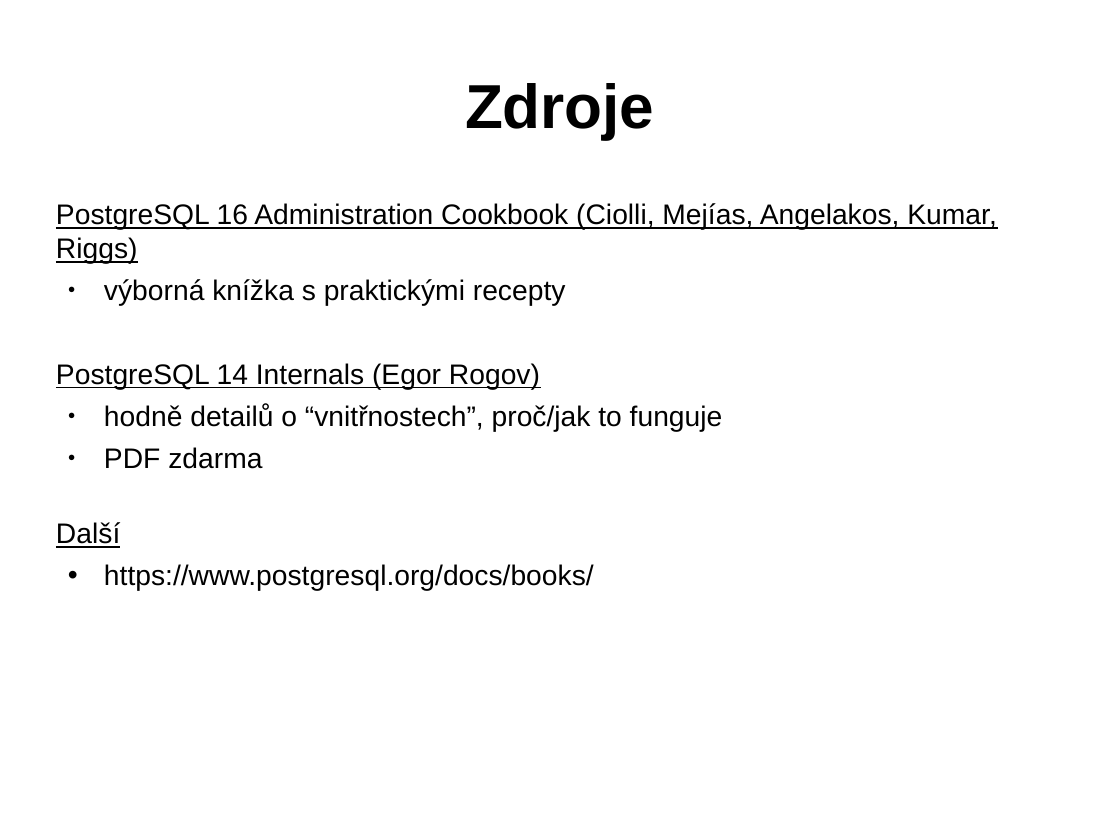
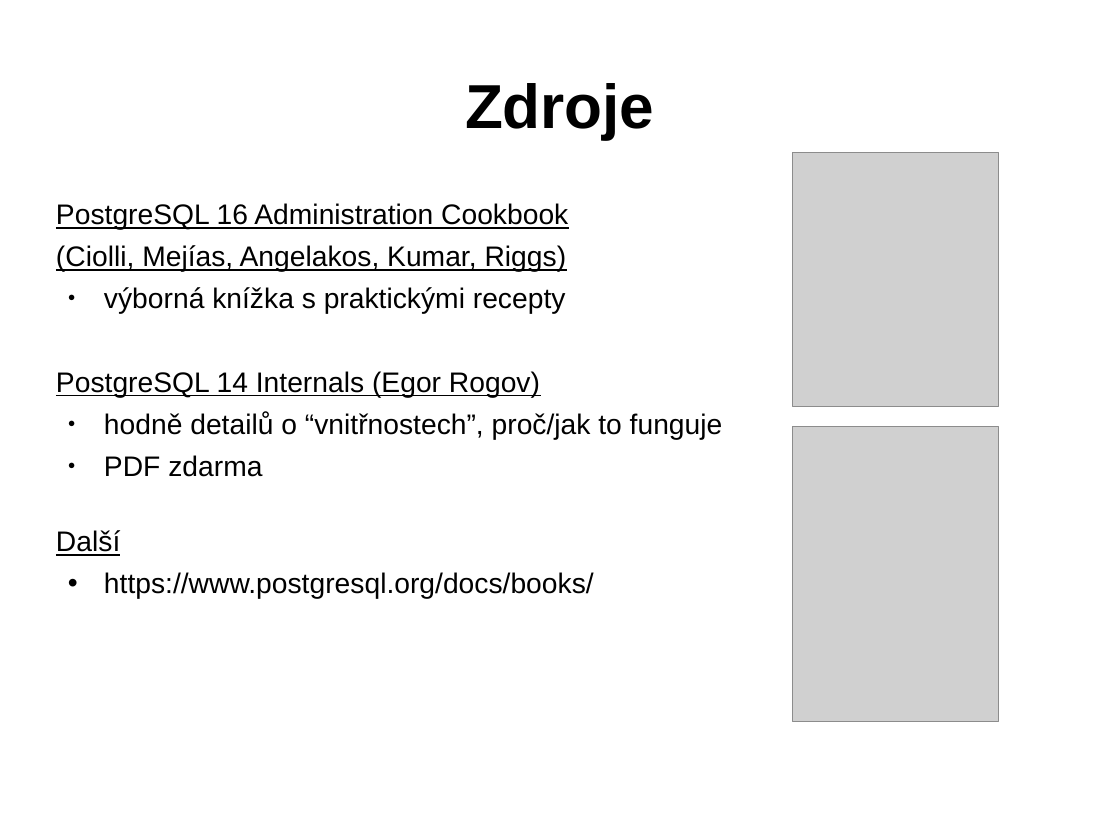
Before and after one commit to tvondra/perf_tuning_training, a slide deck: slide 4 of perf-tuning-training.odp. Drawn at 1120x840 pixels with LibreOffice and Linux fonts; fonts in the diff are those of the drawing; grey boxes stand for pictures. Boxes give left, top, right and bottom in pixels: in the first picture for what was removed or moved away, otherwise in the second. Text is boxed around its words. In the diff, an @@ line names an element or a change of style, - is before the commit and + after.

```diff
--- a/perf-tuning-training.odp
+++ b/perf-tuning-training.odp
@@ picture added at (x1=793, y1=152, x2=999, y2=407) @@
@@ text at (x1=56, y1=203, x2=568, y2=272): text changed @@
-PostgreSQL 16 Administration Cookbook (Ciolli, Mejías, Angelakos, Kumar, Riggs)
+PostgreSQL 16 Administration Cookbook
+(Ciolli, Mejías, Angelakos, Kumar, Riggs)
@@ picture added at (x1=793, y1=427, x2=999, y2=722) @@
```
Also in this commit, not shown: 2 other files.
